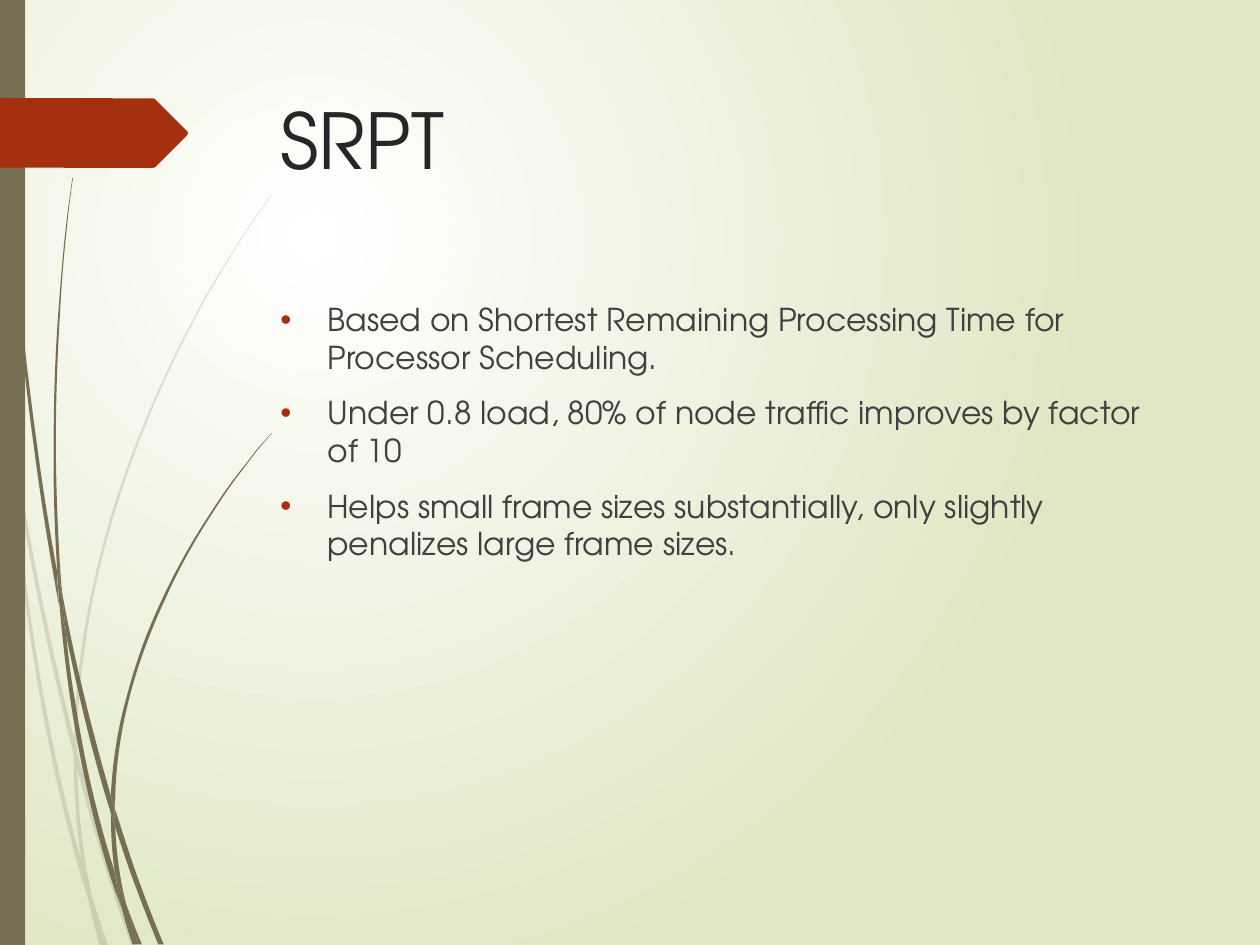
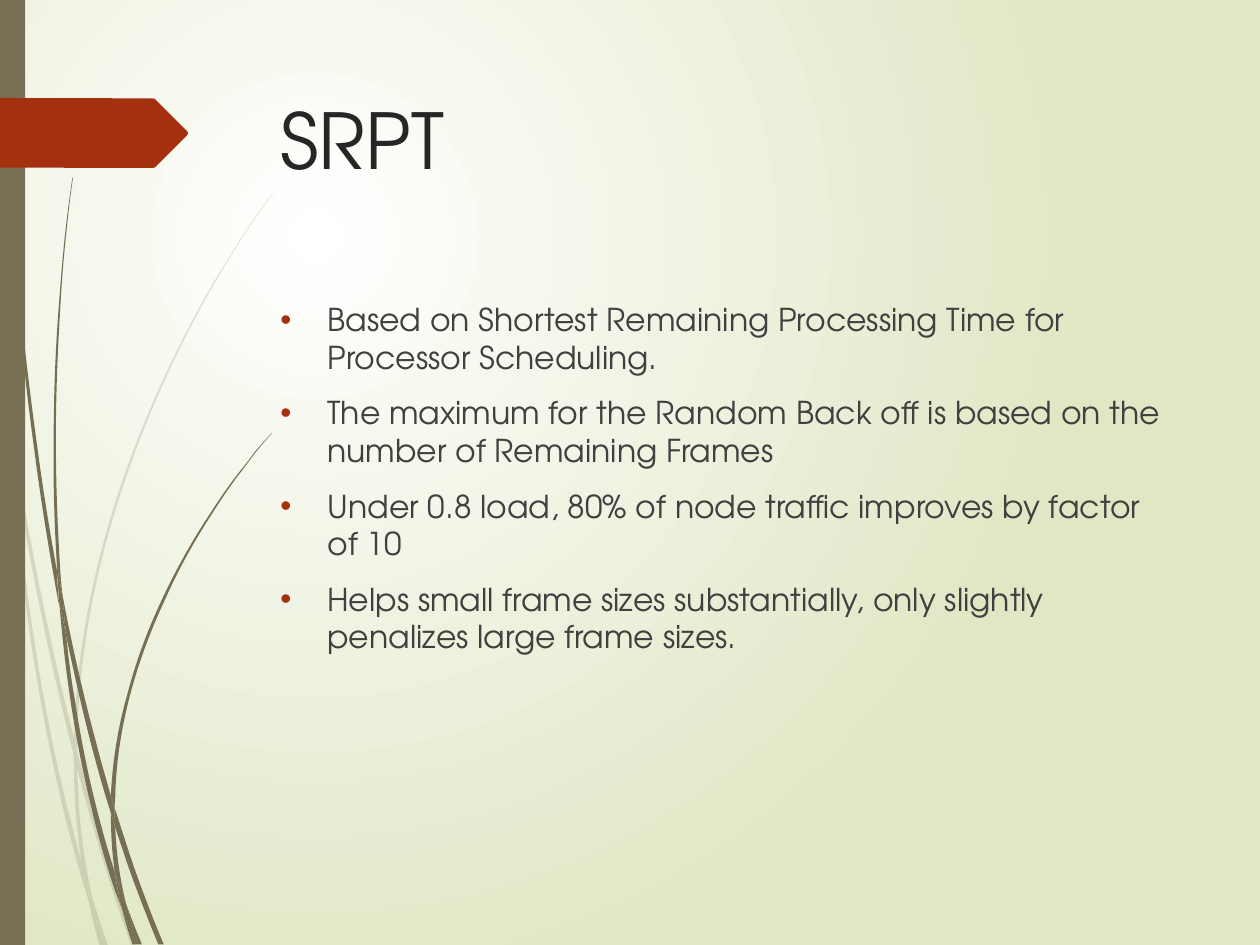
Before and after one commit to Marfle-Bark/myHUMPS, a slide deck: slide 4 of Presentation.pptx. Drawn at 1260x945 pixels with LibreOffice and Linux fonts; fonts in the diff are those of the drawing. Boxes give left, top, right and bottom in pixels: in the first picture for what was removed or moved away, otherwise in the second. Text is boxed around its words. In the diff, an @@ line names an element or a change of style, - is before the commit and + after.

Commit message:
unfixing something tha wasn't broken

```diff
--- a/Presentation.pptx
+++ b/Presentation.pptx
@@ text at box(328, 400, 1160, 469): paragraph added @@
+• The maximum for the Random Back off is based on the number of Remaining Frames
```
